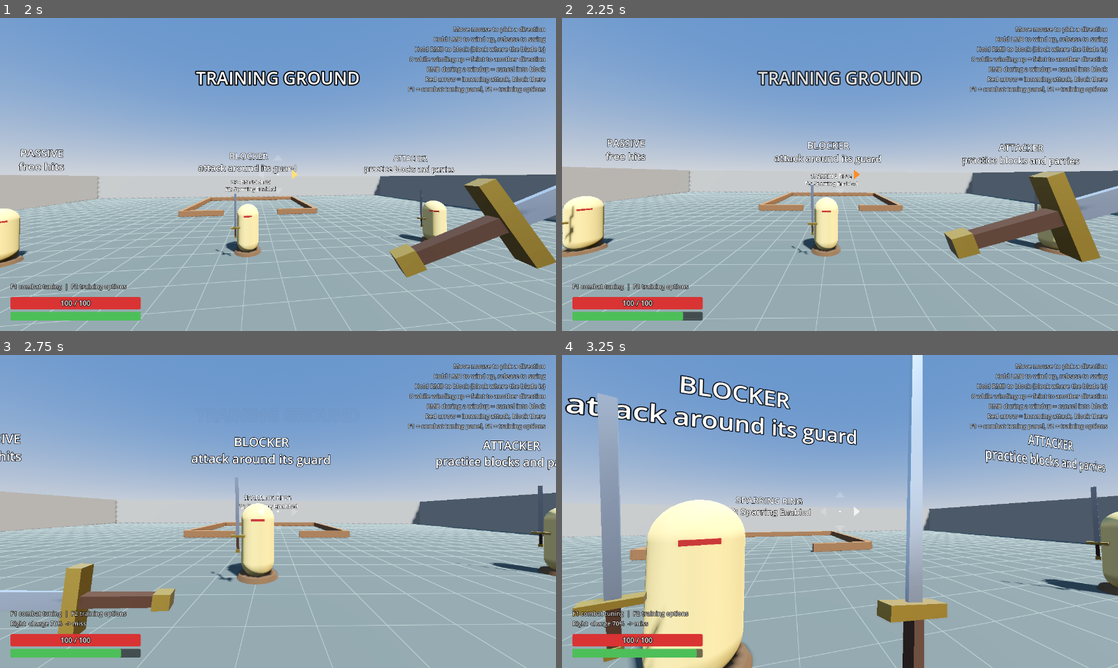
Above: before the commit, frames 1-4 (two rows, left to right).
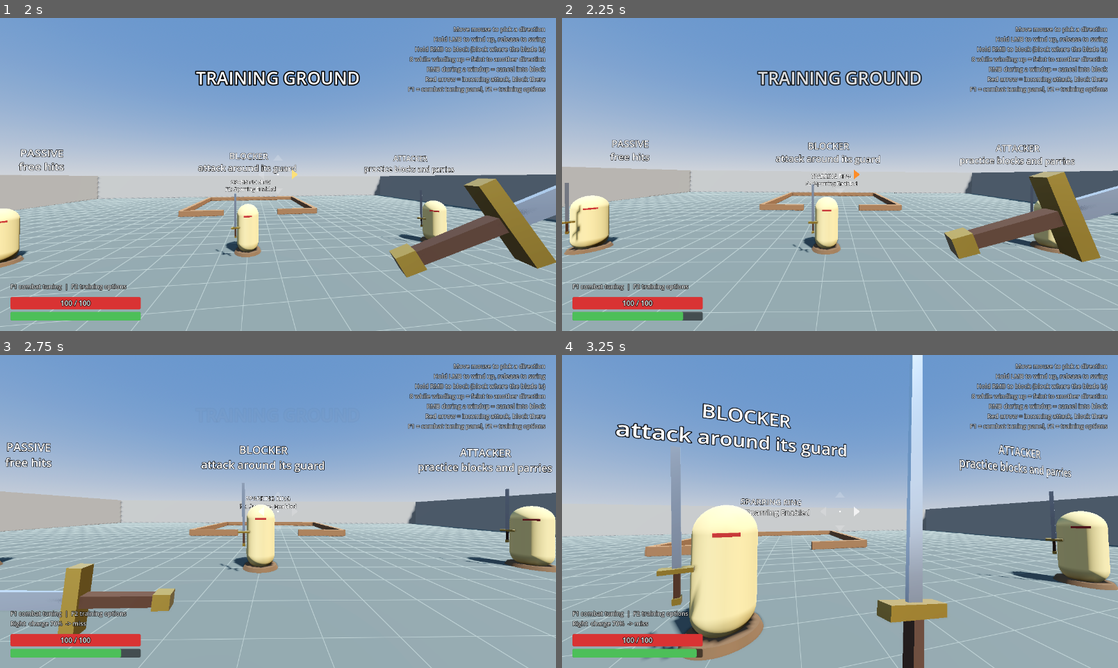
Above: after the commit, the same moments.

Repository: Lennilidli/fpsgame
Game: Godot game, scene res://scenes/menu.tscn
Same seed, same stepped clock (60 frames per second), same inputs: the game is played once before the commit and once after it.
Inputs (mouse positions are in pixels of both pictures, inside the frame that each line leads up to):
- Up to frame 1 (2 s): click "Training Ground" at 0.5 s; tap Enter at 1.25 s; move the mouse to (305, 174) at 1.27 s; press the mouse at (305, 174) at 1.28 s; hold W (move_forward) from 1.28 s (still down); tap Space (jump) at 1.52 s
- Up to frame 2 (2.25 s): keep holding W (move_forward); move the mouse to (812, 174) at 2.02 s; release the mouse at (812, 174) at 2.03 s; right-click (812, 174) at 2.1 s
- Up to frame 3 (2.75 s): keep holding W (move_forward); tap Space (jump) at 2.27 s
- Up to frame 4 (3.25 s): keep holding W (move_forward); move the mouse to (851, 505) at 2.77 s; hold 8 (feint) from 2.78 s (still down)

Frame 1 is identical in both runs. In frame 2, 4.3% of the frame differs, in the area x 0-100%, y 38-97%; in frame 3, 9.1%; in frame 4, 20%, in the area x 0-100%, y 6-100%.

Commit message:
Remove swing lunge
Swinging no longer moves the attacker; only player input (and hit
knockback on the target) moves bodies.

Co-Authored-By: Claude Opus 5.5 <noreply@anthropic.com>

Diff:
--- a/fps_game/scripts/combat_profile.gd
+++ b/fps_game/scripts/combat_profile.gd
@@ -27,8 +27,6 @@
 @export_range(0.0, 0.6, 0.01) var anticipation_amount := 0.15
 ## Swing easing. Higher = slow start and a fast, heavy finish.
 @export_range(1.0, 4.0, 0.1) var swing_ease := 2.0
-## Forward step speed during the strike (m/s).
-@export_range(0.0, 6.0, 0.1) var swing_lunge := 1.5
 ## On a miss, the weapon keeps travelling past the end pose.
 @export_range(0.0, 0.8, 0.01) var follow_through_time := 0.3
 @export_range(0.0, 1.0, 0.05) var follow_through_amount := 0.35
--- a/fps_game/scripts/melee_combat.gd
+++ b/fps_game/scripts/melee_combat.gd
@@ -205,12 +205,10 @@
 	return 1.0
 
 
-## Extra velocity from knockback and the swing lunge, to add on top of movement.
+## Extra velocity from being hit (knockback), to add on top of movement.
+## Swinging itself never moves the body.
 func movement_bonus() -> Vector3:
-	var bonus := knockback
-	if state == State.SWING and not _impact_done and _timer >= _t(profile.anticipation_time):
-		bonus += _flat_forward() * profile.swing_lunge
-	return bonus
+	return knockback
 
 
 ## World-space blade hitbox as [base, tip].
--- a/fps_game/scripts/training_dummy.gd
+++ b/fps_game/scripts/training_dummy.gd
@@ -63,7 +63,7 @@
 		Mode.ATTACKER:
 			_update_attacker(delta, to_target.length())
 
-	# Knockback and lunges move the dummy; it then walks back to its spot.
+	# Knockback moves the dummy; it then walks back to its spot.
 	var home_pull := (_home - global_position) * 2.0
 	home_pull.y = 0.0
 	var bonus := combat.movement_bonus()
